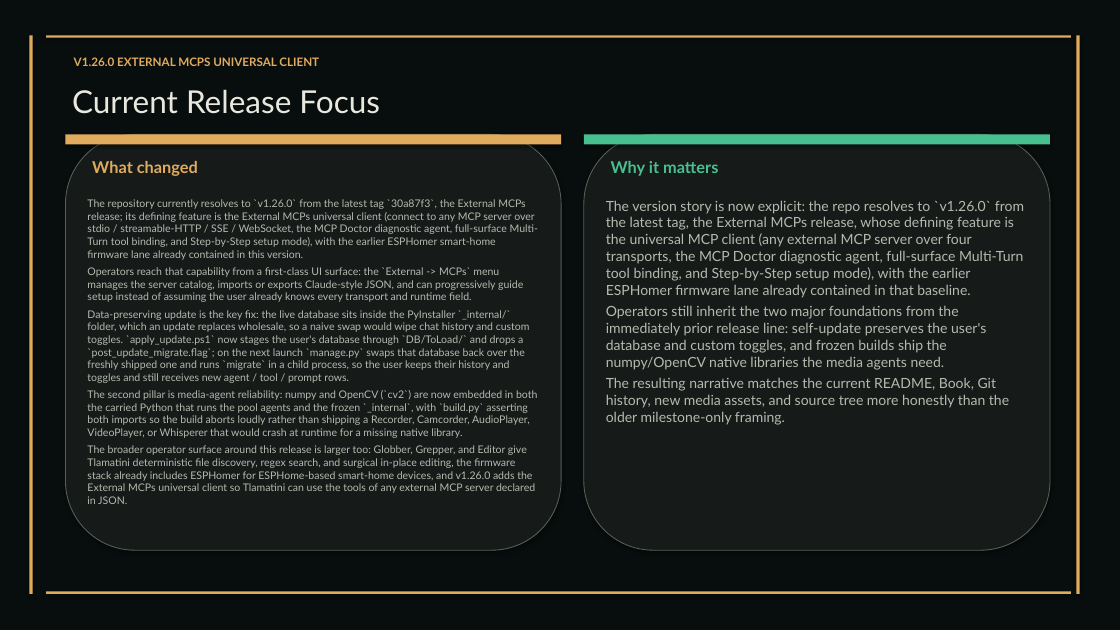
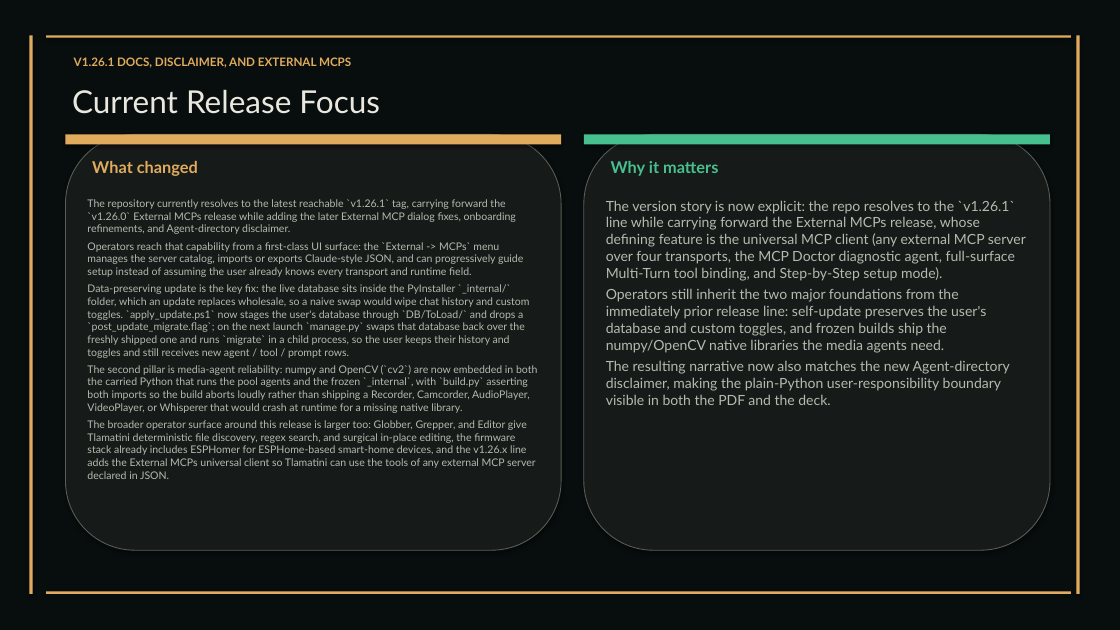
Before and after one commit to XAIHT/Tlamatini, a slide deck: slide 20 of Tlamatini_eXtended_Artificial_Intelligence_Humanly_Tempered.pptx (slide 19 before the commit). Drawn at 1120x630 pixels with LibreOffice and Linux fonts; fonts in the diff are those of the drawing. Boxes give left, top, right and bottom in pixels: in the first picture for what was removed or moved away, otherwise in the second. Text is boxed around its words. In the diff, an @@ line names an element or a change of style, - is before the commit and + after.

Commit message:
Updating visual assets, by angelahack1

```diff
--- a/Tlamatini_eXtended_Artificial_Intelligence_Humanly_Tempered.pptx
+++ b/Tlamatini_eXtended_Artificial_Intelligence_Humanly_Tempered.pptx
@@ text at (74, 57, 351, 68): text changed @@
-V1.26.0 EXTERNAL MCPS UNIVERSAL CLIENT
+V1.26.1 DOCS, DISCLAIMER, AND EXTERNAL MCPS
@@ text at (87, 199, 516, 234): text changed @@
-The repository currently resolves to `v1.26.0` from the latest tag `30a87f3`, the External MCPs release; its defining feature is the External MCPs universal client (connect to any MCP server over stdio / streamable-HTTP / SSE / WebSocket, the MCP Doctor diagnostic agent, full-surface Multi-Turn tool binding, and Step-by-Step setup mode), with the earlier ESPHomer smart-home firmware lane already contained in this version.
+The repository currently resolves to the latest reachable `v1.26.1` tag, carrying forward the `v1.26.0` External MCPs release while adding the later External MCP dialog fixes, onboarding refinements, and Agent-directory disclaimer.
@@ text at (606, 200, 1026, 281): text changed @@
-The version story is now explicit: the repo resolves to `v1.26.0` from the latest tag, the External MCPs release, whose defining feature is the universal MCP client (any external MCP server over four transports, the MCP Doctor diagnostic agent, full-surface Multi-Turn tool binding, and Step-by-Step setup mode), with the earlier ESPHomer firmware lane already contained in that baseline.
+The version story is now explicit: the repo resolves to the `v1.26.1` line while carrying forward the External MCPs release, whose defining feature is the universal MCP client (any external MCP server over four transports, the MCP Doctor diagnostic agent, full-surface Multi-Turn tool binding, and Step-by-Step setup mode).
@@ text at (606, 360, 1010, 405): text changed @@
-The resulting narrative matches the current README, Book, Git history, new media assets, and source tree more honestly than the older milestone-only framing.
+The resulting narrative now also matches the new Agent-directory disclaimer, making the plain-Python user-responsibility boundary visible in both the PDF and the deck.
@@ text at (87, 420, 536, 479): text changed @@
-The broader operator surface around this release is larger too: Globber, Grepper, and Editor give Tlamatini deterministic file discovery, regex search, and surgical in-place editing, the firmware stack already includes ESPHomer for ESPHome-based smart-home devices, and v1.26.0 adds the External MCPs universal client so Tlamatini can use the tools of any external MCP server declared in JSON.
+The broader operator surface around this release is larger too: Globber, Grepper, and Editor give Tlamatini deterministic file discovery, regex search, and surgical in-place editing, the firmware stack already includes ESPHomer for ESPHome-based smart-home devices, and the v1.26.x line adds the External MCPs universal client so Tlamatini can use the tools of any external MCP server declared in JSON.
```
Also in this commit, not shown: 10 other slides changed, 2 slides added, 2 other files.
